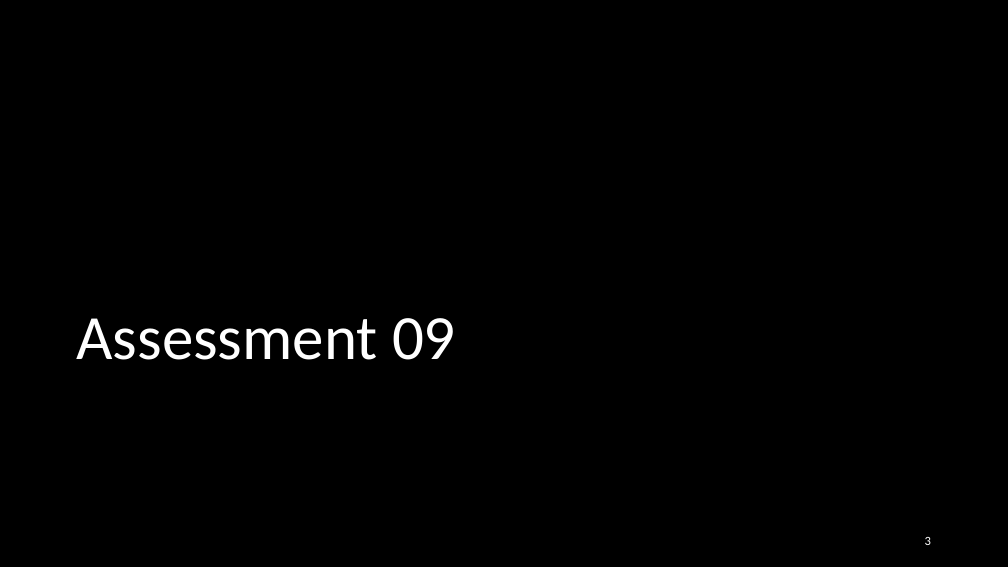
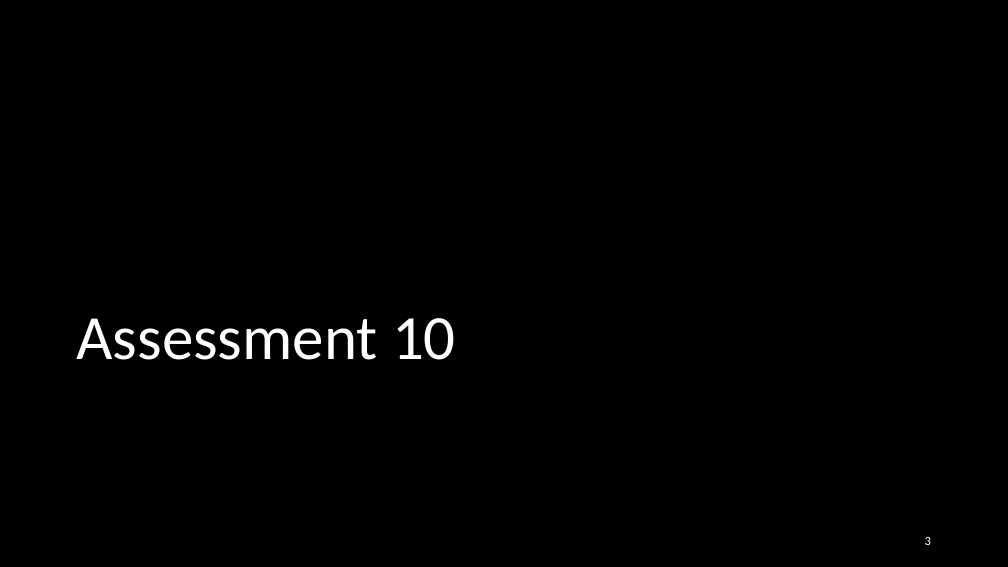
Before and after one commit to NYU-CSO/nyu-cso.github.io, a slide deck: slide 3 of rec-notes/r11.pptx. Drawn at 1008x567 pixels with LibreOffice and Linux fonts; fonts in the diff are those of the drawing. Boxes give left, top, right and bottom in pixels: in the first picture for what was removed or moved away, otherwise in the second. Text is boxed around its words. In the diff, an @@ line names an element or a change of style, - is before the commit and + after.

```diff
--- a/rec-notes/r11.pptx
+++ b/rec-notes/r11.pptx
@@ title at (76, 318, 456, 360): text changed @@
-Assessment 09
+Assessment 10
```
Also in this commit, not shown: 2 other slides changed, 40 slides added, 30 slides removed, 1 other file.
